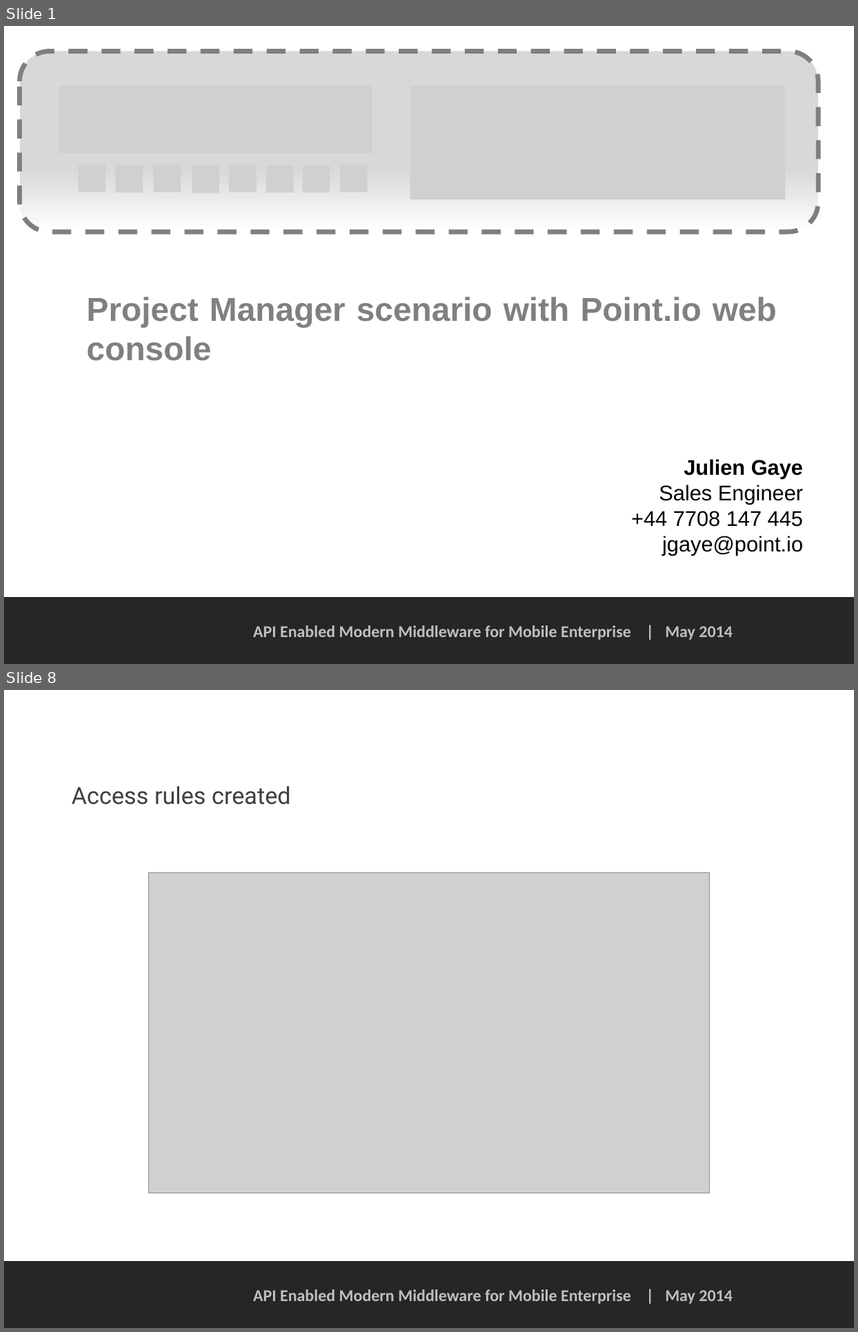
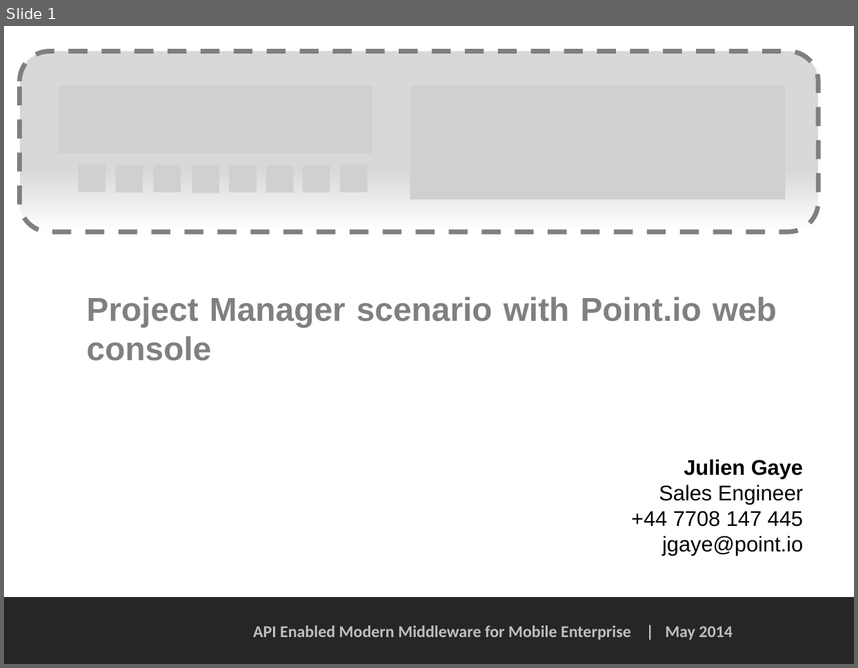
Before and after one commit to PointIO/Documentation, a slide deck: web console doc/Project Manager scenario - web console.pptx. Shown one above the other, each under a label of ours: slides 1 and 8 before the commit, slide 1 after it; the slides between them are not shown. The pictures are 858x1332 and 858x668 pixels, drawn with LibreOffice and Linux fonts; fonts in the diff are those of the drawing; grey boxes stand for pictures; background and template pictures are left out. Boxes give left, top, right and bottom in pixels: in the first picture for what was removed or moved away, otherwise in the second. Text is boxed around its words. In the diff, an @@ line names an element or a change of style, - is before the commit and + after.

```diff
--- a/web console doc/Project Manager scenario - web console.pptx
+++ b/web console doc/Project Manager scenario - web console.pptx
@@ slide 8 removed at box(4, 690, 854, 1328), background #FFFFFF; not listed: 2 template elements that a slide beside it also shows @@
@@ title removed at box(72, 786, 291, 805) @@
-Access rules created
@@ picture removed at box(148, 873, 710, 1192) @@
```
Also in this commit, not shown: 1 slide changed, 15 slides added, 15 other slides removed, 1 other file.
